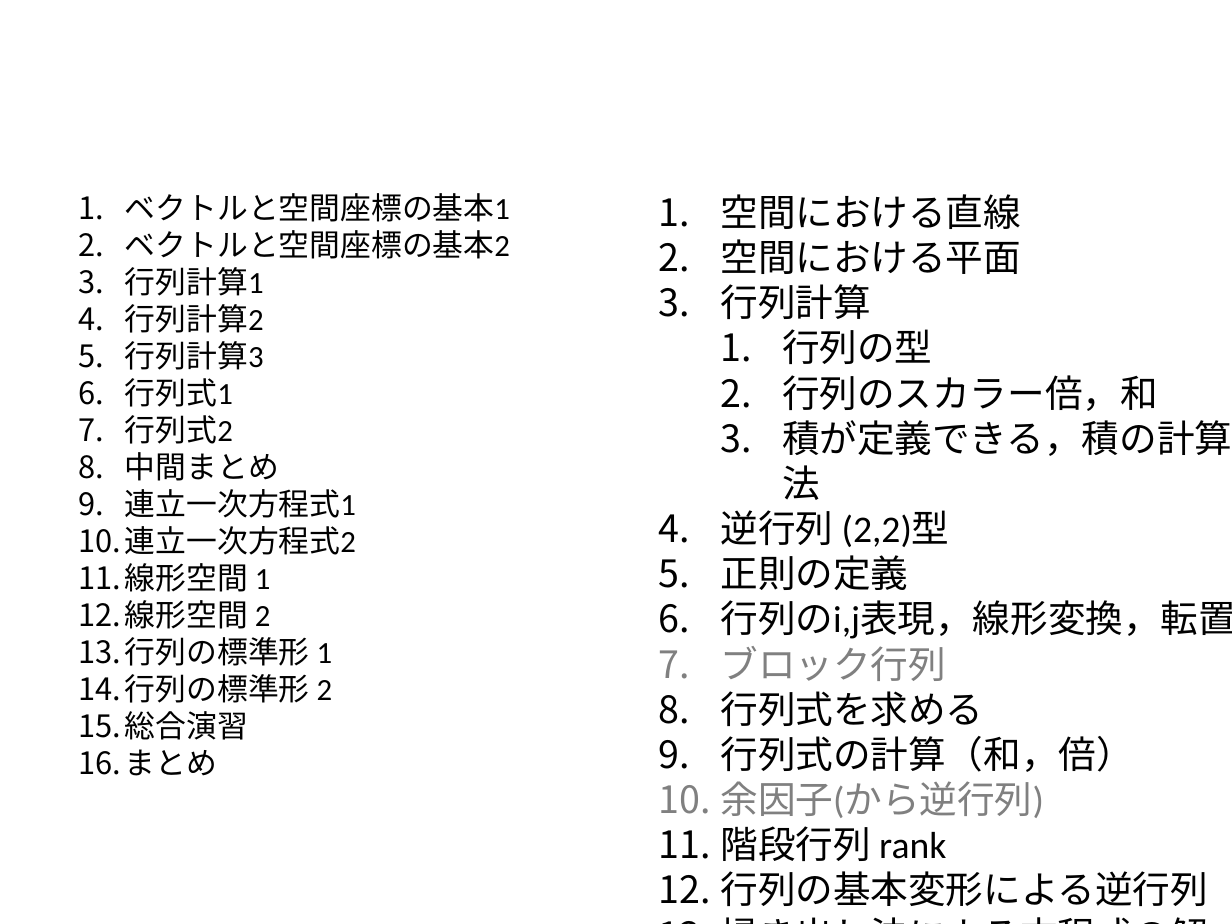
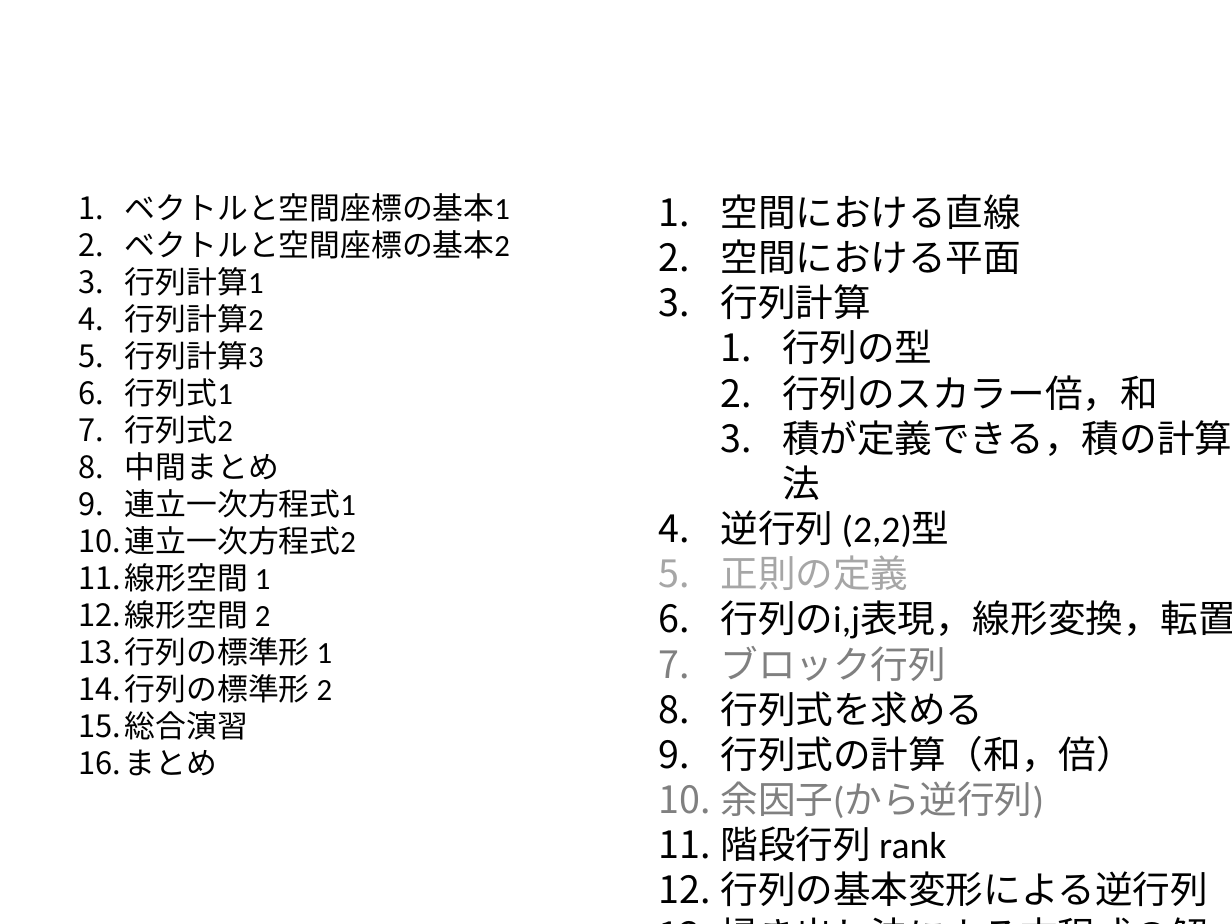
Before and after one commit to jkushida/math, a slide deck: slide 3 of 情報数学I.pptx. Drawn at 1232x924 pixels with LibreOffice and Linux fonts; fonts in the diff are those of the drawing. Boxes give left, top, right and bottom in pixels: in the first picture for what was removed or moved away, otherwise in the second. Text is boxed around its words. In the diff, an @@ line names an element or a change of style, - is before the commit and + after.

```diff
--- a/情報数学I.pptx
+++ b/情報数学I.pptx
@@ text at [721,555,909,590]: text colour #000000 to #A6A6A6 in "正則の定義" @@
```
Also in this commit, not shown: 1 other slide changed, 2 slides removed, 2 other files.
